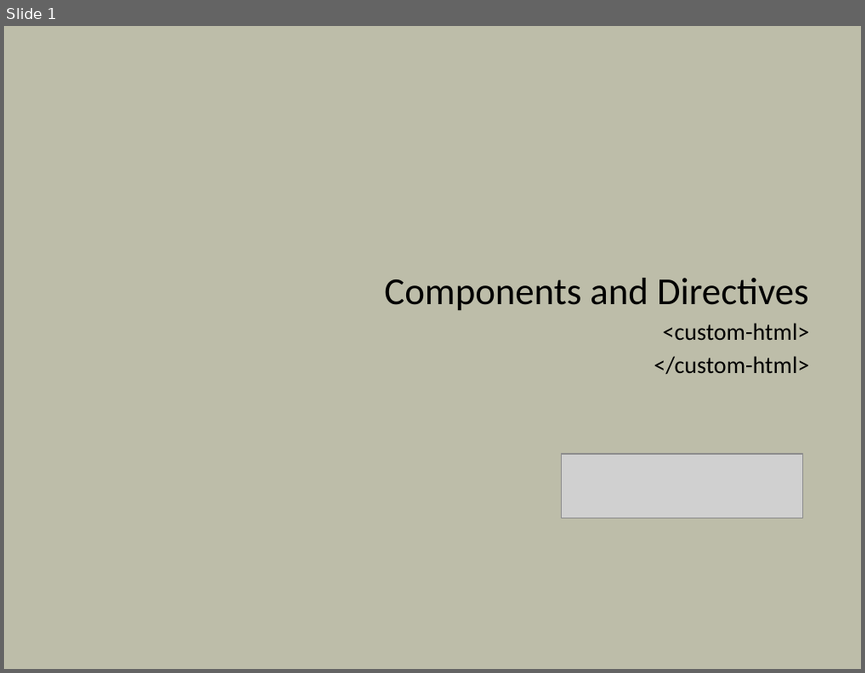
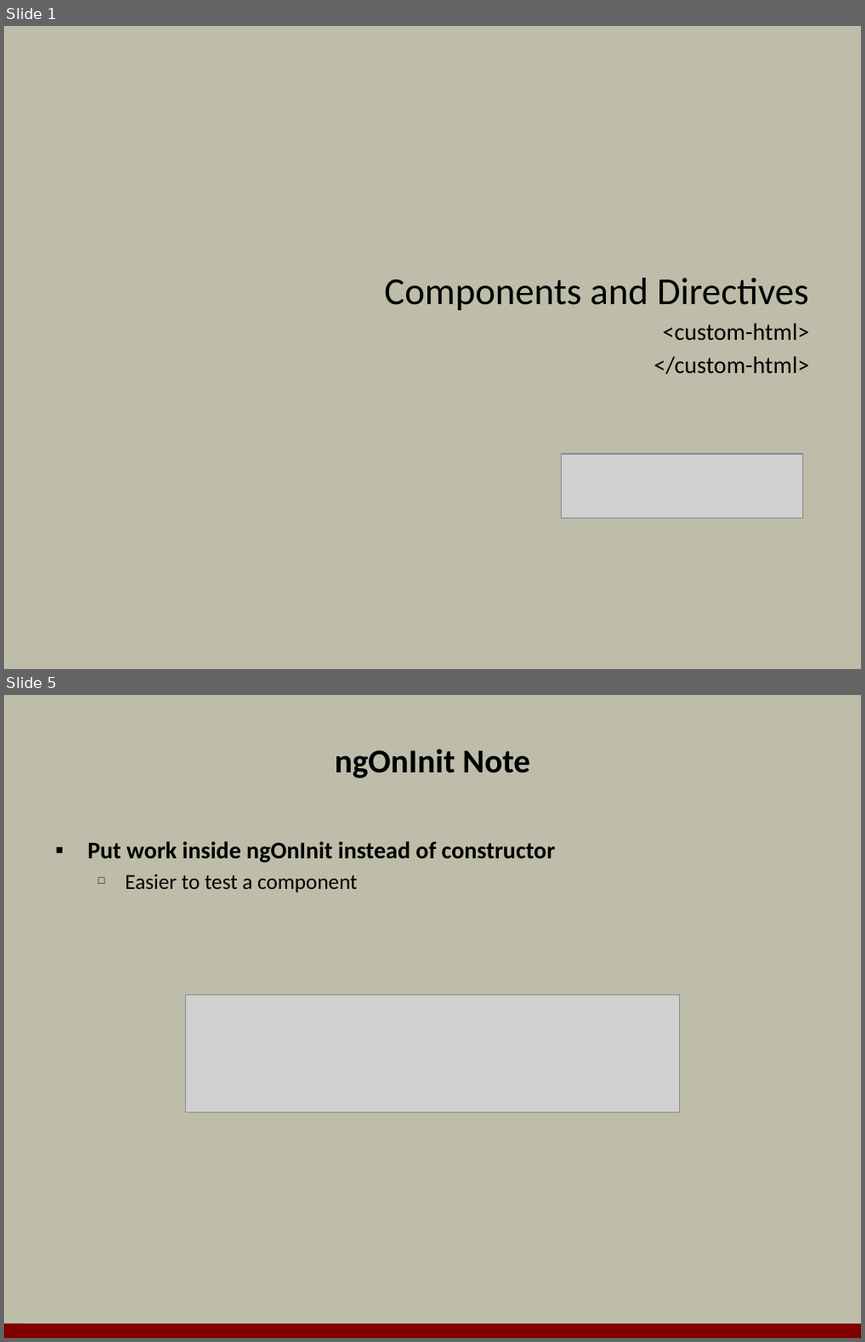
Before and after one commit to OdeToCode/classes, a slide deck: angular2/slides/07_directives.pptx. Shown one above the other, each under a label of ours: slide 1 before the commit, slides 1 and 5 after it; the slides between them are not shown. The pictures are 865x673 and 865x1342 pixels, drawn with LibreOffice and Linux fonts; fonts in the diff are those of the drawing; grey boxes stand for pictures; background and template pictures are left out. Boxes give left, top, right and bottom in pixels: in the first picture for what was removed or moved away, otherwise in the second. Text is boxed around its words. In the diff, an @@ line names an element or a change of style, - is before the commit and + after.

```diff
--- a/angular2/slides/07_directives.pptx
+++ b/angular2/slides/07_directives.pptx
@@ slide 5 added at (4, 695, 861, 1338), background #BDBDA9 @@
@@ title added at (335, 749, 530, 778), 28 pt, text #000000, bold @@
+ngOnInit Note
@@ text added at (87, 841, 556, 892), 20 pt, text #000000, bold @@
+▪ Put work inside ngOnInit instead of constructor
+  □ Easier to test a component
@@ picture added at (185, 995, 679, 1111) @@
@@ line added from (4, 1330) to (861, 1331), #800000 12 pt @@
```
Also in this commit, not shown: 3 slides changed, 6 other slides added, 7 slides removed, 1 other file.
